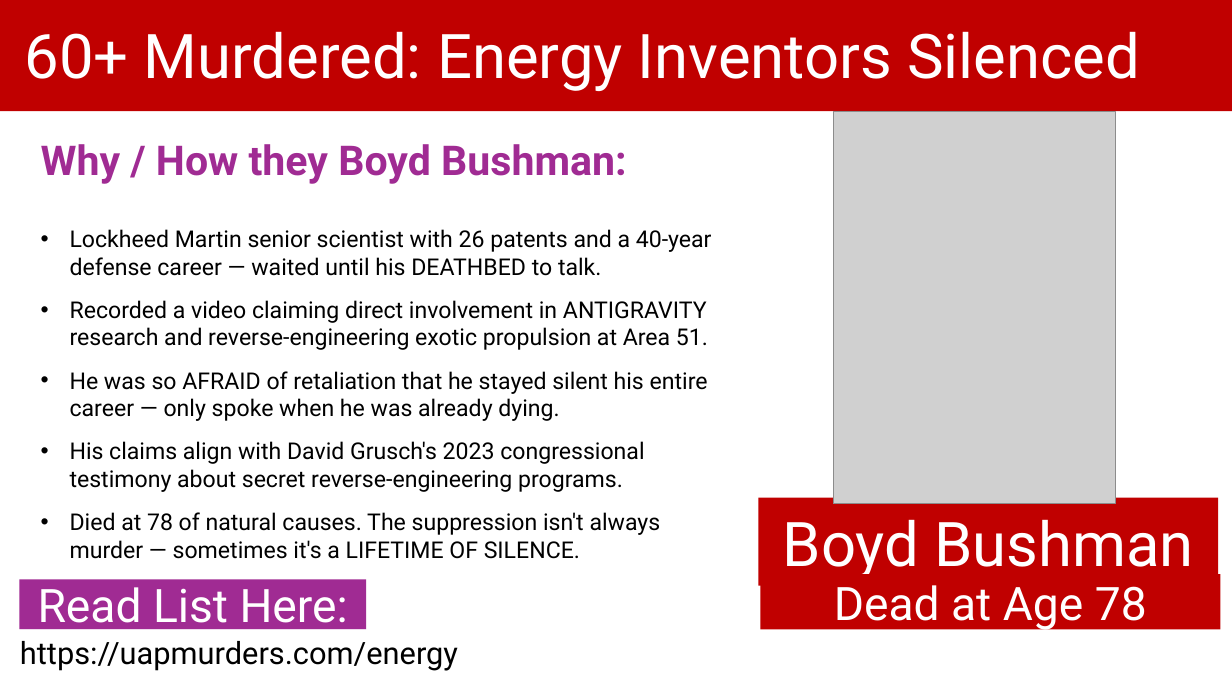
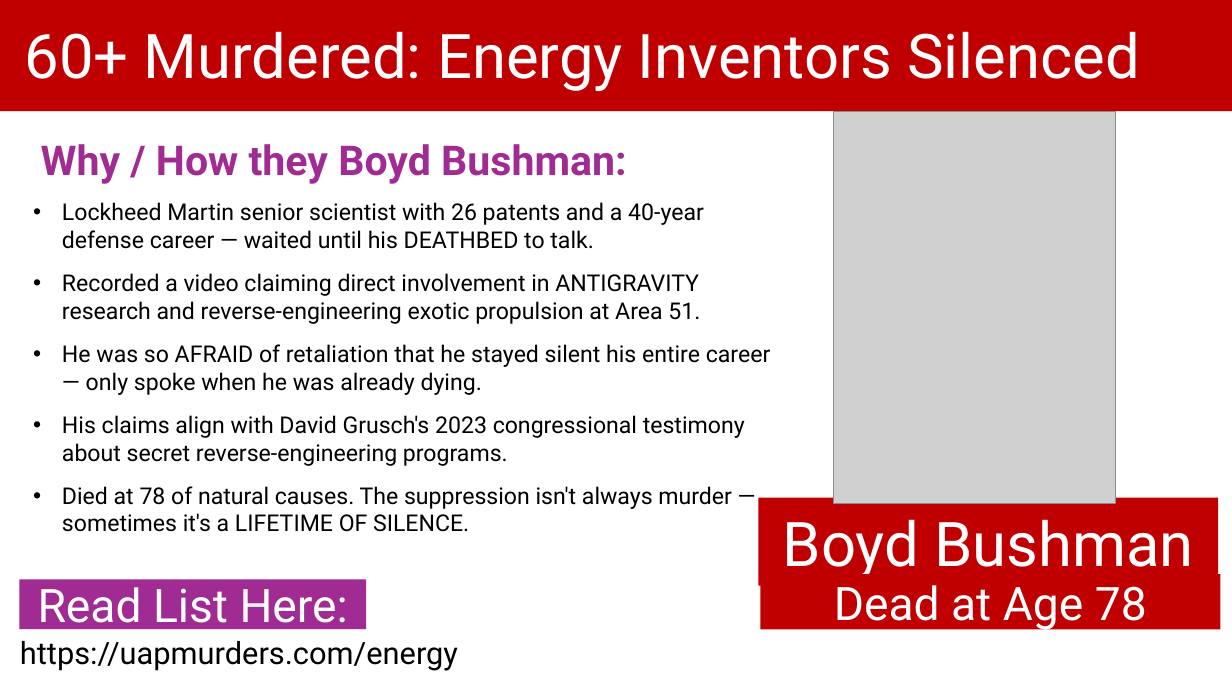
Before and after one commit to BryanStarbuck/UAP_Murder_Docus, a slide deck: slide 12 of Energy/Energy_Murders.pptx. Drawn at 1232x693 pixels with LibreOffice and Linux fonts; fonts in the diff are those of the drawing; grey boxes stand for pictures. Boxes give left, top, right and bottom in pixels: in the first picture for what was removed or moved away, otherwise in the second. Text is boxed around its words. In the diff, an @@ line names an element or a change of style, - is before the commit and + after.

```diff
--- a/Energy/Energy_Murders.pptx
+++ b/Energy/Energy_Murders.pptx
@@ text "Lockheed Martin senior scientist with ..." rewrapped from (70,229,712,535) to (62,202,771,532) @@
```
Also in this commit, not shown: 2 other slides changed, 1 slide removed, 58 other files.
